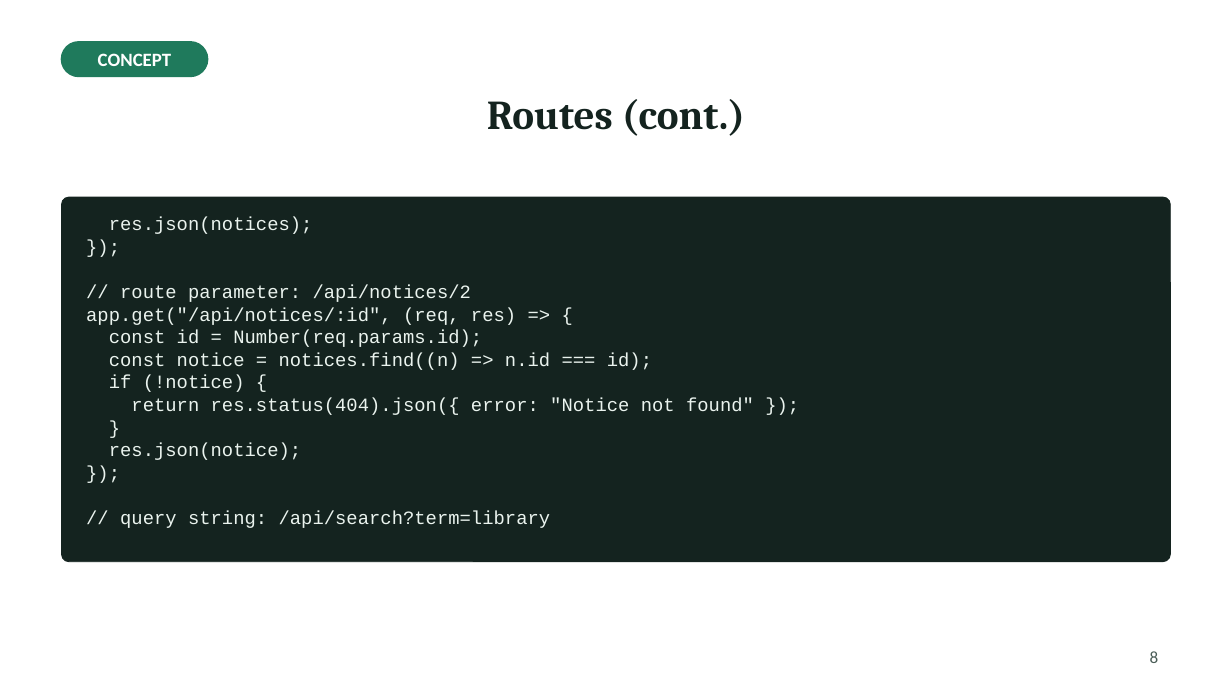
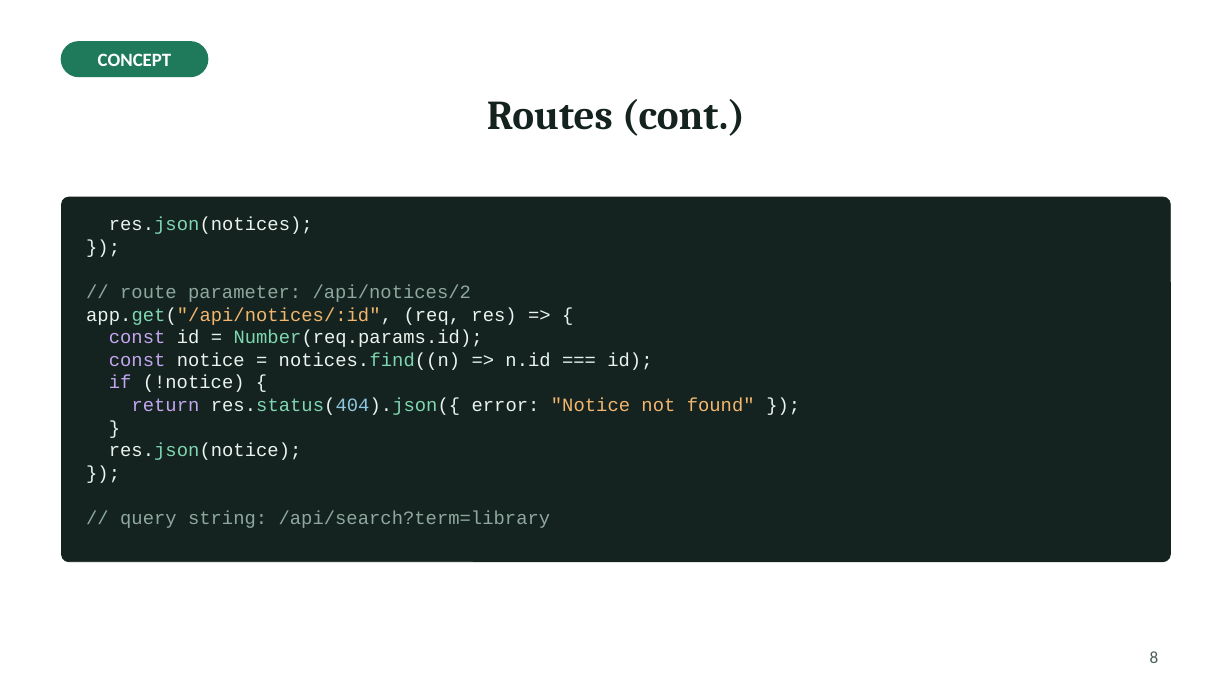
Before and after one commit to Haydzz9/sae104-site, a slide deck: slide 8 of downloads/lecture/Week_06_Lecture_Express_routing_middleware_and_REST.pptx. Drawn at 1232x693 pixels with LibreOffice and Linux fonts; fonts in the diff are those of the drawing. Boxes give left, top, right and bottom in pixels: in the first picture for what was removed or moved away, otherwise in the second. Text is boxed around its words. In the diff, an @@ line names an element or a change of style, - is before the commit and + after.

```diff
--- a/downloads/lecture/Week_06_Lecture_Express_routing_middleware_and_REST.pptx
+++ b/downloads/lecture/Week_06_Lecture_Express_routing_middleware_and_REST.pptx
@@ text at (x1=86, y1=217, x2=755, y2=528): text colour #EAF3EE to #7FD6B2 in "res.json(notices);", "app.get("/api/notices/:id",", "Number(req.params.id);", "notices.find((n)" and 2 more places; text colour #EAF3EE to #8FA89E in "// route parameter: /api/notices/2", "// query string: /api/search?term=library"; text colour #EAF3EE to #F2B66D in "app.get("/api/notices/:id",", ""Notice not found""; text colour #EAF3EE to #C3A6F0 in "const", "const", "if", "return"; text colour #EAF3EE to #8EC5E0 in "res.status(404).json({" @@
```
Also in this commit, not shown: 20 other slides changed, 21 other files.
